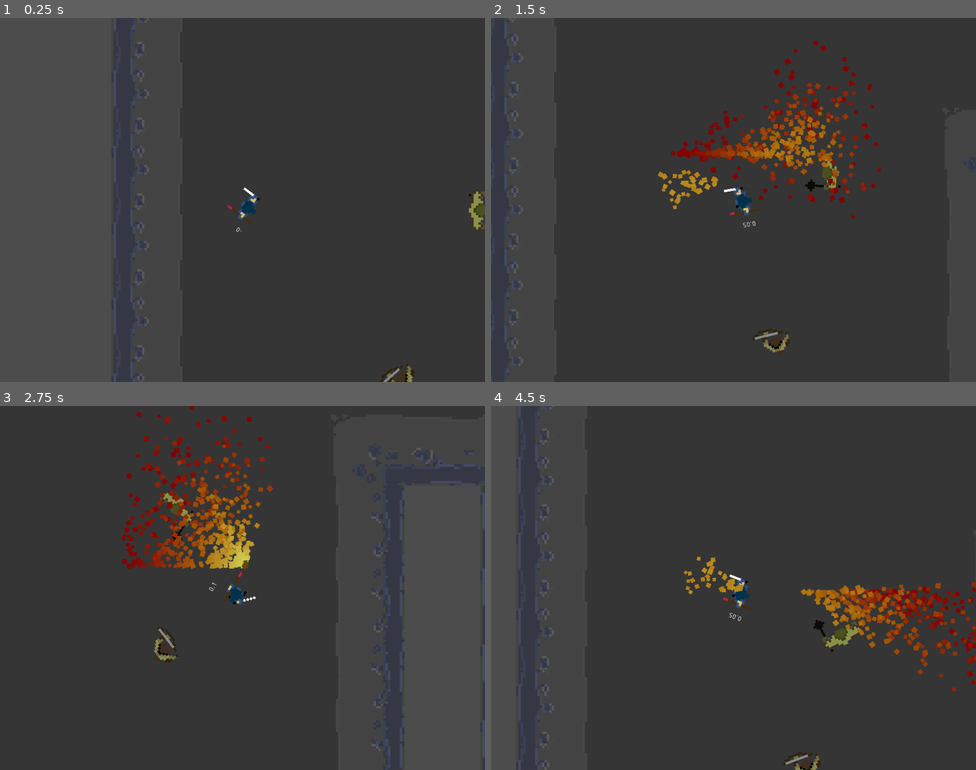
Above: before the commit, frames 1-4 (two rows, left to right).
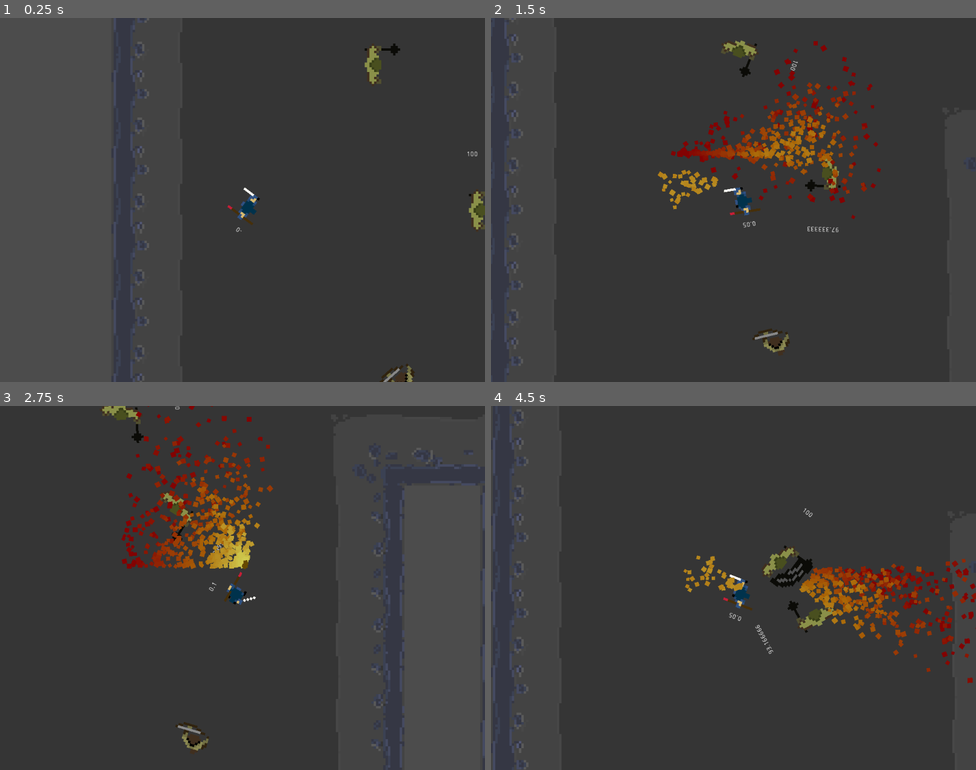
Above: after the commit, the same moments.

Repository: raczynskid/Overall-Barbarity
Game: Godot game, scene res://World.tscn
The game is run twice, just before and just after one commit, with the same random seed, the same clock (stepped at 60 frames per second) and the same inputs.
Inputs (mouse positions are in pixels of both pictures, inside the frame that each line leads up to):
- Up to frame 1 (0.25 s): no input
- Up to frame 2 (1.5 s): tap Enter at 0.5 s; move the mouse to (840, 181) at 0.52 s; hold Right (ui_right) 0.53-1.28 s; hold Right mouse button (alt_attack) 0.53-1.28 s; move the mouse to (636, 218) at 1.27 s; hold Down (ui_down) from 1.28 s (still down); click (636, 218) at 1.35 s
- Up to frame 3 (2.75 s): move the mouse to (291, 507) at 2.02 s; release Down (ui_down) at 2.03 s; hold Right (ui_right) from 2.03 s (still down); hold Right mouse button (alt_attack) from 2.03 s (still down)
- Up to frame 4 (4.5 s): move the mouse to (709, 660) at 2.77 s; release Right (ui_right) at 2.78 s; release Right mouse button (alt_attack) at 2.78 s; hold Up (ui_up) 2.78-3.53 s; click (709, 660) at 2.85 s; move the mouse to (879, 642) at 3.52 s; hold Right mouse button (alt_attack) 3.53-4.28 s; hold Left (ui_left) from 3.53 s (still down); move the mouse to (588, 533) at 4.27 s; click (588, 533) at 4.35 s

The runs differ from the first frame. In frame 1, 0.3% of the frame differs, in the area x 75-99%, y 7-38%; in frame 2, 0.3%; in frame 3, 0.7%; in frame 4, 6.2%, in the area x 5-100%, y 0-100%.

Commit message:
enemies recieve damage

Diff:
--- a/Characters/Enemies/Goblin/Goblin.gd
+++ b/Characters/Enemies/Goblin/Goblin.gd
@@ -2,13 +2,16 @@
 
 # player node
 var player
+
+# stats
+export var hp : float = 100.0
 
 # states
 onready var burning = false
 onready var fire = get_node("OnFire")
 
 # movement and pathfinding
-export var speed : float = 100
+export var speed : float = 100.0
 var velocity = Vector2.ZERO
 var path = []
 var threshold = 25
@@ -18,6 +21,9 @@
 # animation
 onready var animation_player = get_node("AnimationPlayer")
 
+# other
+onready var label = get_node("Label")
+
 func _ready():
 	yield(owner, "ready")
 	nav = owner.nav
@@ -25,6 +31,8 @@
 
 # warning-ignore:unused_variable
 func _physics_process(delta):
+	if hp < 0:
+		die()
 	var move_distance = speed * delta
 	if not in_range:
 		animation_player.play("Walk")
@@ -36,6 +44,7 @@
 		move_to_target()
 	else:
 		animation_player.play("Idle")
+	label.text = str(hp)
 
 func move_to_target():
 	if global_position.distance_to(path[0]) < threshold:
@@ -63,3 +72,6 @@
 func burn():
 	burning = true
 	fire.start()
+
+func die():
+	queue_free()
--- a/Characters/Enemies/Goblin/Goblin.tscn
+++ b/Characters/Enemies/Goblin/Goblin.tscn
@@ -103,5 +103,14 @@
 [node name="CollisionShape2D" type="CollisionShape2D" parent="AttackArea"]
 shape = SubResource( 5 )
 
+[node name="Label" type="Label" parent="."]
+margin_left = -25.3984
+margin_top = -125.405
+margin_right = 14.6016
+margin_bottom = -111.405
+__meta__ = {
+"_edit_use_anchors_": false
+}
+
 [connection signal="body_entered" from="AttackArea" to="." method="_on_AttackArea_body_entered"]
 [connection signal="body_exited" from="AttackArea" to="." method="_on_AttackArea_body_exited"]
--- a/Characters/Enemies/Goblin/GoblinArcher.gd
+++ b/Characters/Enemies/Goblin/GoblinArcher.gd
@@ -1,14 +1,49 @@
 extends KinematicBody2D
 
+# player node
+var player
+
+# stats
+export onready var hp : float = 50.0
+
+# states
 onready var burning = false
 onready var fire = get_node("OnFire")
 
+# movement and pathfinding
+export var speed : float = 50
+var velocity = Vector2.ZERO
+var threshold = 100
+var retreat : bool = false
+
+# animation
+onready var animation_player = get_node("AnimationPlayer")
+
 func _ready():
-	pass
+	yield(owner, "ready")
+	player = owner.player
+
+func get_player_vector(delta):
+	return (global_position - player.global_position) * speed * delta
+
+func _on_Awareness_body_entered(body):
+	if body == player:
+		retreat = true
+
+func _on_Awareness_body_exited(body):
+	if body == player:
+		retreat = false
 
 func _physics_process(delta):
+	if hp <= 0:
+		die()
 	look_at(Global.Player.position)
+	if retreat:
+		move_and_slide(get_player_vector(delta))
 
 func burn():
 	burning = true
 	fire.start()
+
+func die():
+	queue_free()
--- a/Characters/Enemies/Goblin/GoblinArcher.tscn
+++ b/Characters/Enemies/Goblin/GoblinArcher.tscn
@@ -37,8 +37,7 @@
 "values": [ 3, 4 ]
 }
 
-[sub_resource type="Animation" id=2]
-resource_name = "Walk"
+[sub_resource type="Animation" id=3]
 length = 0.4
 loop = true
 tracks/0/type = "value"
@@ -58,7 +57,11 @@
 radius = 18.9865
 height = 37.1974
 
+[sub_resource type="CircleShape2D" id=5]
+radius = 281.425
+
 [node name="GoblinArcher" type="KinematicBody2D" groups=[
+"enemy",
 "flammeable",
 ]]
 script = ExtResource( 3 )
@@ -72,10 +75,18 @@
 
 [node name="AnimationPlayer" type="AnimationPlayer" parent="."]
 anims/Idle = SubResource( 1 )
-anims/Shoot = SubResource( 3 )
-anims/Walk = SubResource( 2 )
+anims/Shoot = SubResource( 2 )
+anims/Walk = SubResource( 3 )
 
 [node name="CollisionShape2D" type="CollisionShape2D" parent="."]
 shape = SubResource( 4 )
 
 [node name="OnFire" parent="." instance=ExtResource( 1 )]
+
+[node name="Awareness" type="Area2D" parent="."]
+
+[node name="CollisionShape2D" type="CollisionShape2D" parent="Awareness"]
+shape = SubResource( 5 )
+
+[connection signal="body_entered" from="Awareness" to="." method="_on_Awareness_body_entered"]
+[connection signal="body_exited" from="Awareness" to="." method="_on_Awareness_body_exited"]
--- a/Characters/Player/Magic/DamageArea.gd
+++ b/Characters/Player/Magic/DamageArea.gd
@@ -1,9 +1,11 @@
 extends Area2D
 
 onready var base = get_parent()
+export onready var immediate_dmg = 10
 
 func _physics_process(delta):
 	if base.enabled:
 		for body in get_overlapping_bodies():
 			if body.is_in_group("flammeable"):
 				body.burn()
+				body.hp -= immediate_dmg * delta
--- a/Characters/Player/Player.gd
+++ b/Characters/Player/Player.gd
@@ -4,11 +4,13 @@
 export onready var initial_sword_cooldown : float = 0.2
 export onready var sword_cooldown : float = initial_sword_cooldown
 export onready var MOVE_SPEED : int = 20000
+export onready var MELEE_DMG : int = 25
 
 onready var animation_player = get_node("AnimationPlayer")
 onready var label = get_node("Label")
 onready var fire = get_node("Fire")
 onready var feet = get_node("Feet")
+onready var hurtbox = get_node("MeleeHurtbox/CollisionShape2D")
 
 # Called when the node enters the scene tree for the first time.
 func _ready():
@@ -60,7 +62,16 @@
 	if sword_cooldown >= 0:
 		sword_cooldown -= delta
 	label.text = str(sword_cooldown)
+
+func _on_MeleeHurtbox_body_entered(body):
+	if body.is_in_group("enemy"):
+		body.hp -= MELEE_DMG
+
+func hurtbox_enable():
+	hurtbox.disabled = false
+
 func attack_end():
 	attack = false
 	sword_cooldown = initial_sword_cooldown
 	fire.disable()
+	hurtbox.disabled = true
--- a/Characters/Player/Player.tscn
+++ b/Characters/Player/Player.tscn
@@ -88,9 +88,12 @@
 tracks/1/imported = false
 tracks/1/enabled = true
 tracks/1/keys = {
-"times": PoolRealArray( 0.2 ),
-"transitions": PoolRealArray( 1 ),
+"times": PoolRealArray( 0, 0.2 ),
+"transitions": PoolRealArray( 1, 1 ),
 "values": [ {
+"args": [  ],
+"method": "hurtbox_enable"
+}, {
 "args": [  ],
 "method": "attack_end"
 } ]
@@ -114,6 +117,9 @@
 [sub_resource type="CapsuleShape2D" id=8]
 height = 42.87
 
+[sub_resource type="CircleShape2D" id=9]
+radius = 42.2495
+
 [node name="Player" type="KinematicBody2D"]
 script = ExtResource( 2 )
 
@@ -129,7 +135,7 @@
 scale = Vector2( 5, 5 )
 texture = ExtResource( 1 )
 hframes = 7
-frame = 4
+frame = 6
 
 [node name="AnimationPlayer" type="AnimationPlayer" parent="."]
 anims/Idle = SubResource( 4 )
@@ -152,3 +158,12 @@
 [node name="Collider" type="CollisionShape2D" parent="."]
 position = Vector2( -5.18544, -1.1785 )
 shape = SubResource( 8 )
+
+[node name="MeleeHurtbox" type="Area2D" parent="."]
+
+[node name="CollisionShape2D" type="CollisionShape2D" parent="MeleeHurtbox"]
+position = Vector2( 15.416, 0 )
+shape = SubResource( 9 )
+disabled = true
+
+[connection signal="body_entered" from="MeleeHurtbox" to="." method="_on_MeleeHurtbox_body_entered"]
--- a/FX/OnFire.gd
+++ b/FX/OnFire.gd
@@ -2,6 +2,9 @@
 
 onready var flames = get_node("Flames")
 export onready var burn_durability : float = 5.0
+onready var timer = get_node("Timer")
+
+onready var character = get_parent()
 
 func _ready():
 	pass
@@ -9,8 +12,16 @@
 func start():
 	if burn_durability <= 0:
 		flames.emitting = true
+		timer.start(3)
 	else:
 		burn_durability -= 0.1
 
+func _physics_process(delta):
+	if flames.emitting:
+		character.hp -= 10 * delta
+
 func stop():
 	flames.emitting = false
+
+func _on_Timer_timeout():
+	stop()
--- a/FX/OnFire.tscn
+++ b/FX/OnFire.tscn
@@ -27,3 +27,9 @@
 lifetime = 3.0
 local_coords = false
 process_material = SubResource( 3 )
+
+[node name="Timer" type="Timer" parent="."]
+wait_time = 3.0
+one_shot = true
+
+[connection signal="timeout" from="Timer" to="." method="_on_Timer_timeout"]
--- a/World.tscn
+++ b/World.tscn
@@ -19,6 +19,9 @@
 [node name="GoblinArcher" parent="Mobs" instance=ExtResource( 4 )]
 position = Vector2( 772.254, 1305.05 )
 
+[node name="Goblin2" parent="Mobs" instance=ExtResource( 2 )]
+position = Vector2( 715.093, 643.822 )
+
 [node name="Player" parent="." instance=ExtResource( 1 )]
 position = Vector2( 447.144, 937.228 )
 
Not shown: 2 places in Characters/Enemies/Goblin/GoblinArcher.tscn that only renumber resources
Not shown: 1 places in Characters/Player/Player.tscn that only renumber resources
Not shown, added: export_presets.cfg
Not shown, added: Barbarianism.exe
Not shown, added: Barbarianism.pck
